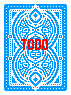
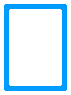
Revision of a layered 71 x 95 image; what changed, layer by layer:
removed layer "TODO" over 21, 39, 48, 50
painted on "Enhancers.png" over 6, 4, 65, 91
